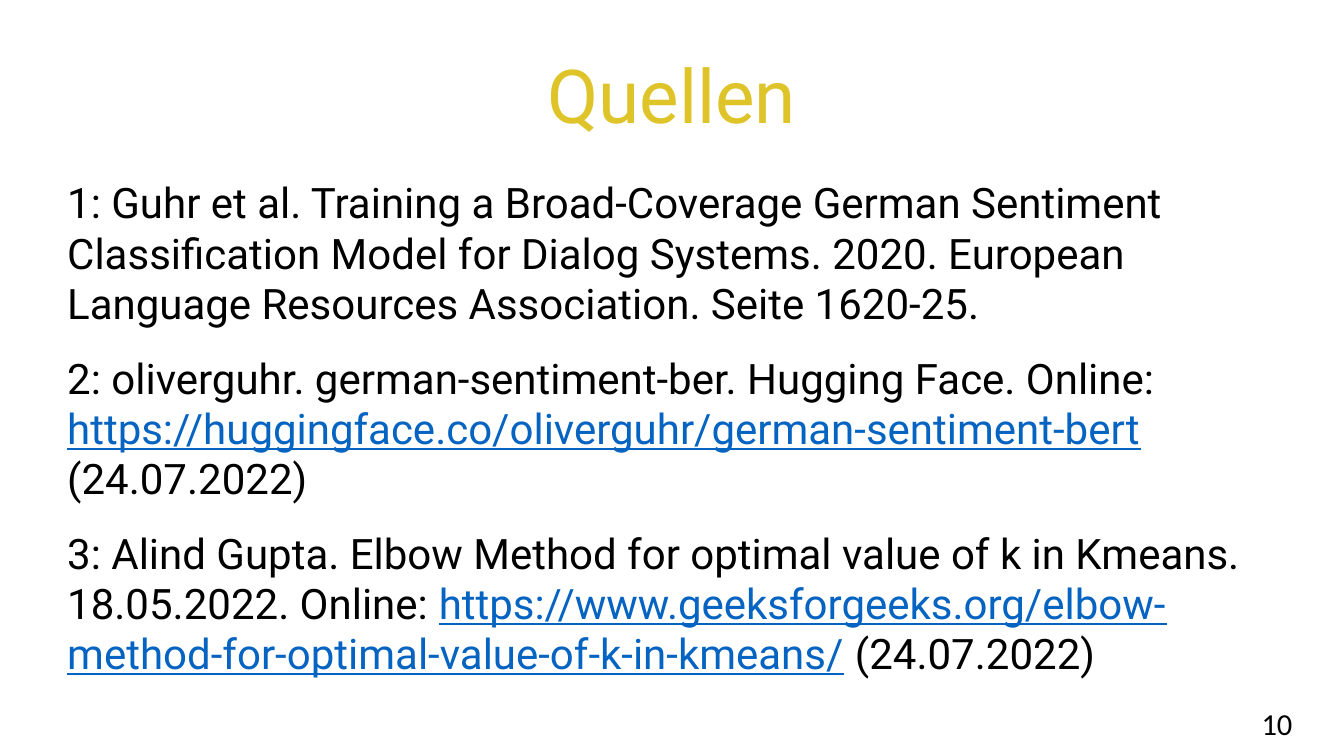
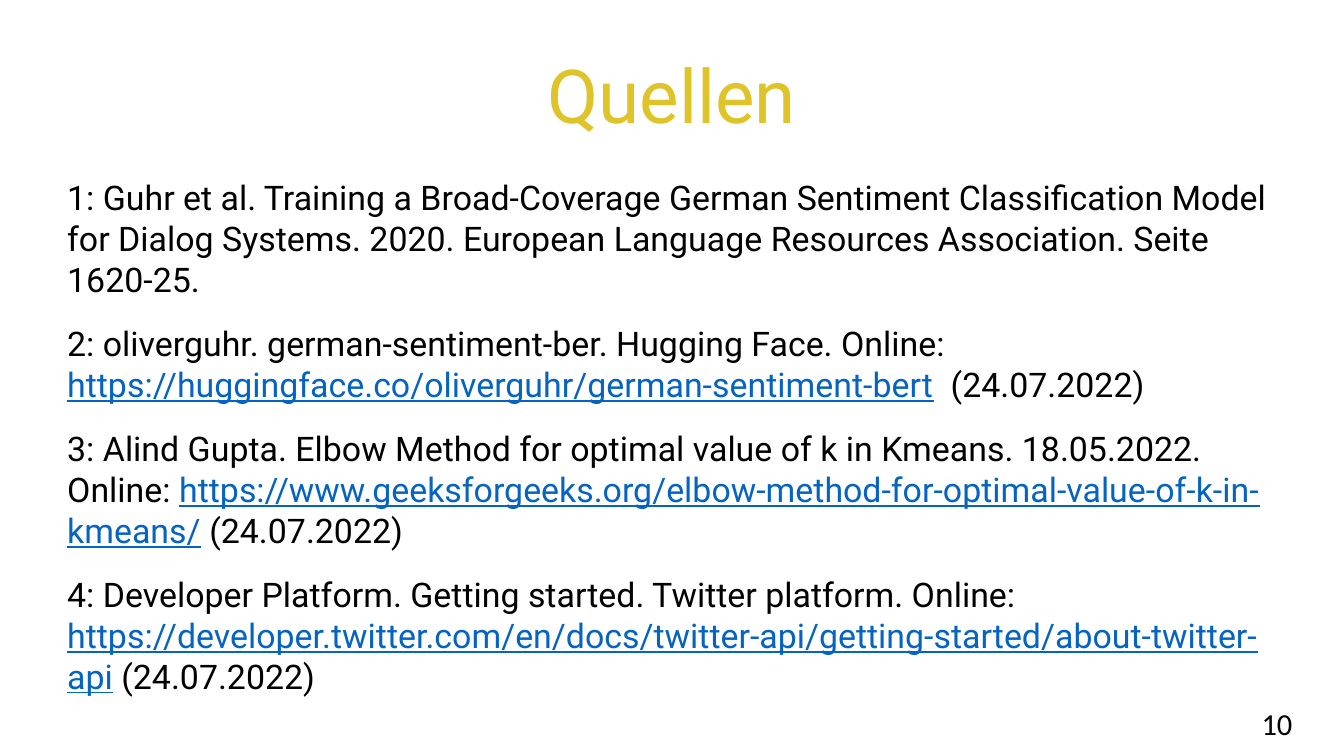
Before and after one commit to ohneBohne/Data_Challenges, a slide deck: slide 10 of Endpräsentation_Fahrrad&Bahn.pptx. Drawn at 1344x756 pixels with LibreOffice and Linux fonts; fonts in the diff are those of the drawing. Boxes give left, top, right and bottom in pixels: in the first picture for what was removed or moved away, otherwise in the second. Text is boxed around its words. In the diff, an @@ line names an element or a change of style, - is before the commit and + after.

```diff
--- a/Endpräsentation_Fahrrad&Bahn.pptx
+++ b/Endpräsentation_Fahrrad&Bahn.pptx
@@ text at (67,184,1266,551): size 24.8 to 20 pt in "1: Guhr et al. Training a Broad-Coverage ...", "2: oliverguhr. german-sentiment-ber. Hugging Face. Online: h ...", "3: Alind Gupta. Elbow Method for optimal ..." @@
@@ text at (67,581,1257,697): paragraph added @@
+4: Developer Platform. Getting started. Twitter platform. Online: https://developer.twitter.com/en/docs/twitter-api/getting-started/about-twitter-api (24.07.2022)
```
Also in this commit, not shown: 1 other slide changed, 1 slide added, 1 slide removed.
